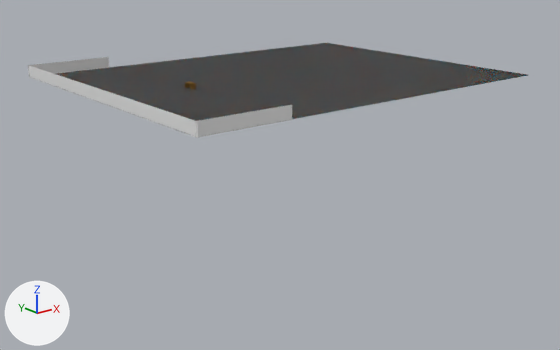
Two versions of the Blender file src/assets/source/desk.blend, one commit apart.
One viewpoint serves both versions: a 50 mm camera at (-62.4, -99.8, 22.7) aimed at (16.4, -1.3, -16.7). Lighting does not change. The marker at lower left points along +X, +Y and +Z.

The first picture shows 'Brick Wall', 'Brick Wall.001', 'Brick Wall.002', 'Hedge???', 'ground'.
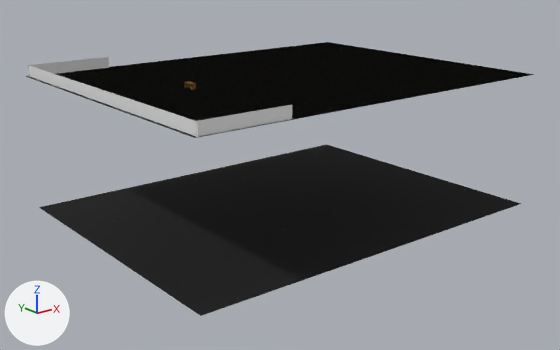
Location of each change, (x1, y1, x2, y2) in pixels of the pictures (560 x 350 px):
```json
{"object": "Plane", "change": "added", "after": [39, 144, 521, 316]}
{"object": "ground", "change": "recoloured, reshaped, moved, rescaled", "before": [34, 43, 522, 137], "after": [26, 43, 534, 138], "on screen": "grey to black"}
```

Edits to the scene script, one JSON object a line:
```json
{"block": "mat_ground", "change": "nodes: BsdfPrincipled, Mapping, Mix, NormalMap, OutputMaterial, TexCoord, TexImage x3"}
{"block": "mat_ground", "change": "colours: dark grey #505050"}
{"block": "mat_ground", "change": "nodes: BsdfPrincipled, Mapping, NormalMap, OutputMaterial, TexCoord, TexImage x3"}
{"op": "add", "block": "mat_ground_4_0", "code": ["mat_ground_4_0 = bpy.data.materials.new('Ground 4.0')", "# uses the picture img_ground022_1k_color_jpg_001", "# uses the picture img_ground022_1k_normal_jpg", "# uses the picture img_ground022_1k_roughness_jpg"]}
{"block": "me_plane", "where": "me_plane.from_pydata(...)  # 4 vertices, 1 face; spans x -1.59..1.01, y -1.0..1.0, z 0.0"}
{"block": "me_plane", "where": "# used by ob_ground; location = (25.0, 0.0, 0.0); scale = (25.3, 25.3, 25.3)"}
{"block": "me_plane", "change": "me_plane part 1"}
{"op": "set", "path": "me_plane.vertices[0].co", "old": "(-1.59, -1.0, 0.0)", "new": "(-1.0, -1.0, 0.0)", "note": "pixel (196, 136) -> pixel (534, 74)"}
{"op": "set", "path": "me_plane.vertices[1].co", "old": "(1.01, -1.0, 0.0)", "new": "(1.0, -1.0, 0.0)", "note": "pixel (529, 74) -> pixel (194, 137)"}
{"op": "set", "path": "me_plane.vertices[2].co", "old": "(-1.59, 1.0, 0.0)", "new": "(-1.0, 1.0, 0.0)", "note": "pixel (29, 76) -> not seen"}
{"op": "set", "path": "me_plane.vertices[3].co", "old": "(1.01, 1.0, 0.0)", "new": "(1.0, 1.0, 0.0)", "note": "not seen -> pixel (25, 76)"}
{"op": "add", "block": "me_plane_004", "code": ["me_plane_004 = bpy.data.meshes.new('Plane.004')", "me_plane_004.from_pydata(...)  # 4 vertices, 1 face; spans x -1.0..1.0, y -1.0..1.0, z 0.0", "me_plane_004.materials.append(mat_ground_4_0)"]}
{"op": "set", "path": "ob_ground.location", "old": "(25.0, 0.0, 0.0)", "new": "(18.0, 0.2, 0.0)"}
{"op": "set", "path": "ob_ground.scale", "old": "(25.3, 25.3, 25.3)", "new": "(-33.6, 25.7, 1.0)"}
{"op": "add", "block": "ob_plane", "code": ["ob_plane = bpy.data.objects.new('Plane', me_plane_004)", "ob_plane.location = (17.6, -0.4, -22.7)", "ob_plane.scale = (33.4, 25.5, 1.0)"]}
```
